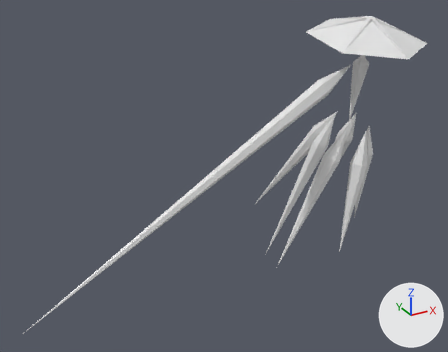
What one commit did to the glTF model glb_imports/ClarityDressShards.glb.
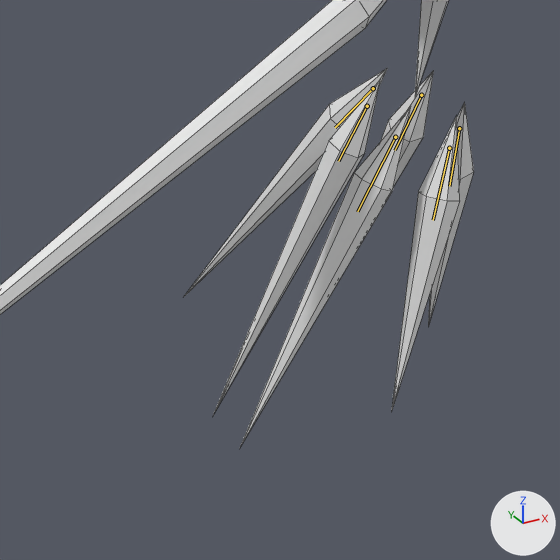
There are two pictures of each version: one whole from a 50 mm camera at (-46.7, -54.0, 26.8) aimed at (-15.6, 2.5, -1.4), one close up on the part from 40% to 91% of the width and 24% to 89% of the height. Every picture has the same lights, and +X, +Y and +Z are marked at lower right. The older version's two pictures come first. Both versions are drawn at frame 0 of the action 'DoubleShardSequence1'; the numbers are the values there. The bones that change, and the others that lie on the model, are drawn over the model as lines in the close-ups. The close-ups show mesh edges as thin lines.

Objects in the first close-up: 'Arm', 'BackLeft', 'BackRight', 'Center', 'FrontLeft', 'FrontRight', 'MiddleLeft', 'MiddleRight'.
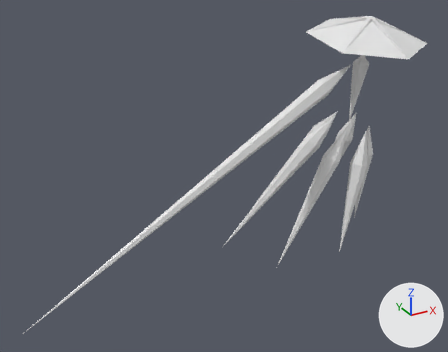
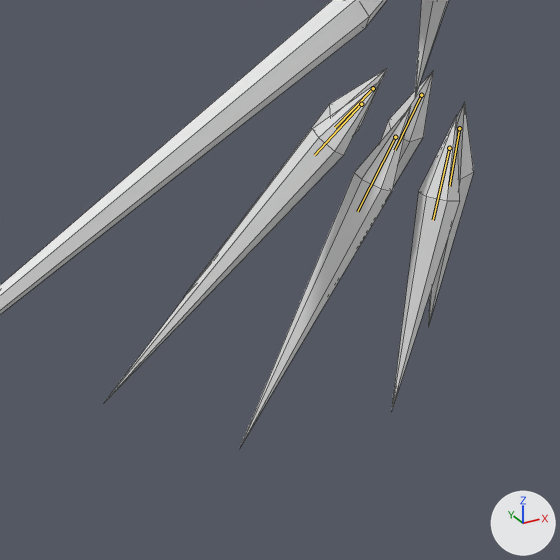
What differs and where, as boxes [x1, y1, x2, y2] in the close-ups (560 x 560 px):
'BackRight', posed (64% wider): before [213, 80, 380, 415]; after [107, 80, 382, 399]
'BackLeft', unchanged, covered by the edit: [185, 68, 388, 295] in both
bone 'Back.R', root to tip: before (367, 106) to (338, 161); after (361, 104) to (314, 155)

The change, as a diff of the scene's bpy script:
```diff
--- a/glb_imports/ClarityDressShards.glb.py
+++ b/glb_imports/ClarityDressShards.glb.py
@@ bone_back_r @@
 bone_back_r = bpy.data.objects['Armature'].pose.bones['Back.R']
-bone_back_r.location = (0.0, 0.0, 0.0)
-bone_back_r.rotation_quaternion = (1.0, 0.0, 0.0, 0.0)  # degrees (0, 0, 0)
+bone_back_r.location = (1.7, -0.77, 1.33)
+bone_back_r.rotation_quaternion = (0.925, -0.072, -0.335, -0.161)  # degrees (-2, -40, -19)
```
